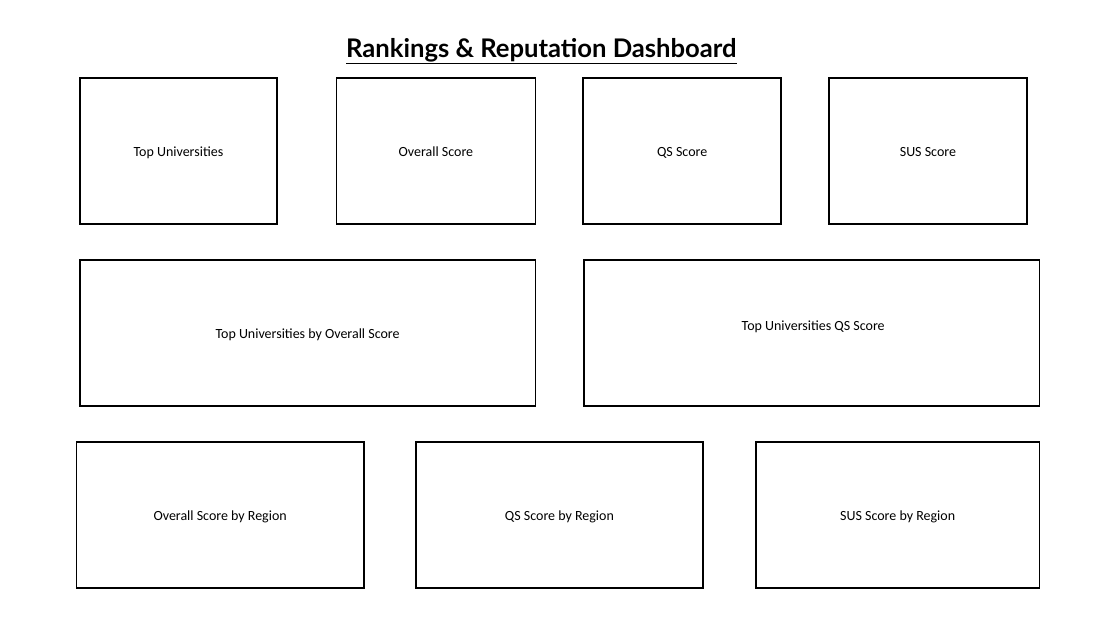
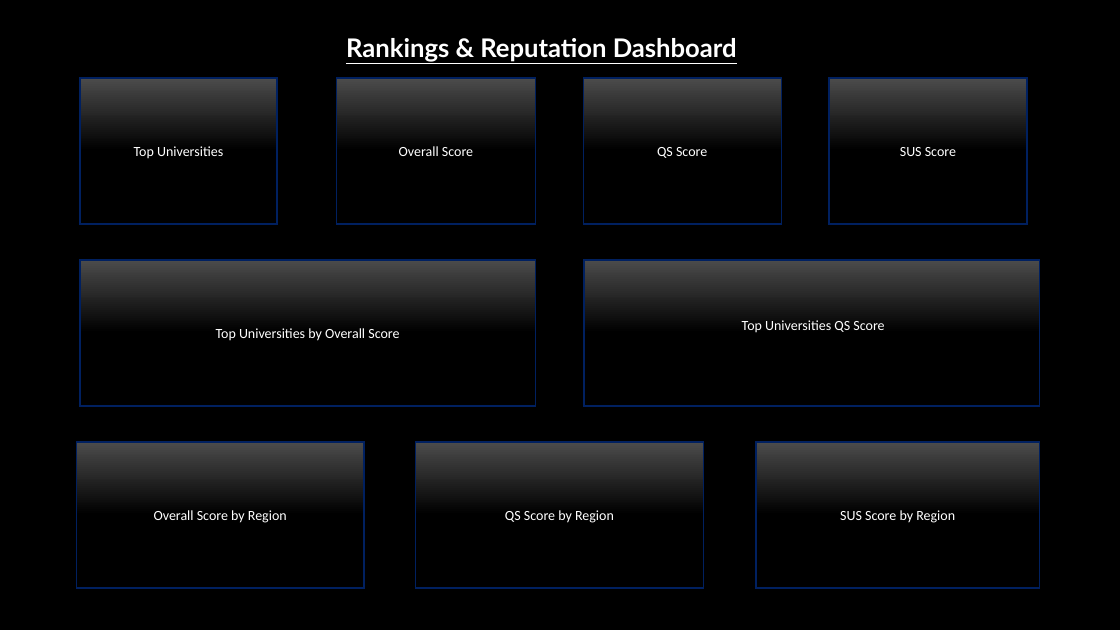
Before and after one commit to springboardmentor09876x-cmd/higher-education-dv, a slide deck: slide 3 of Higher_Education_Storyboard.pptx. Drawn at 1120x630 pixels with LibreOffice and Linux fonts; fonts in the diff are those of the drawing. Boxes give left, top, right and bottom in pixels: in the first picture for what was removed or moved away, otherwise in the second. Text is boxed around its words. In the diff, an @@ line names an element or a change of style, - is before the commit and + after.

```diff
--- a/Higher_Education_Storyboard.pptx
+++ b/Higher_Education_Storyboard.pptx
@@ background #FFFFFF to #000000 @@
@@ text "Rankings & Reputation Dashboard" at [346,38,737,62]: text colour #000000 to #FFFFFF @@
@@ text colour #000000 to #FFFFFF; fill #FFFFFF to gradient #4B4B4B to #000000; outline #000000 1.5 pt to #002060 1 pt in 9 elements at [80,78,277,224], [829,78,1028,224], [583,78,781,224], [337,78,536,224], [80,260,535,407], [584,260,1039,407], [76,442,364,588], [756,442,1040,588], [416,442,703,588] @@
```
Also in this commit, not shown: 3 other slides changed.
